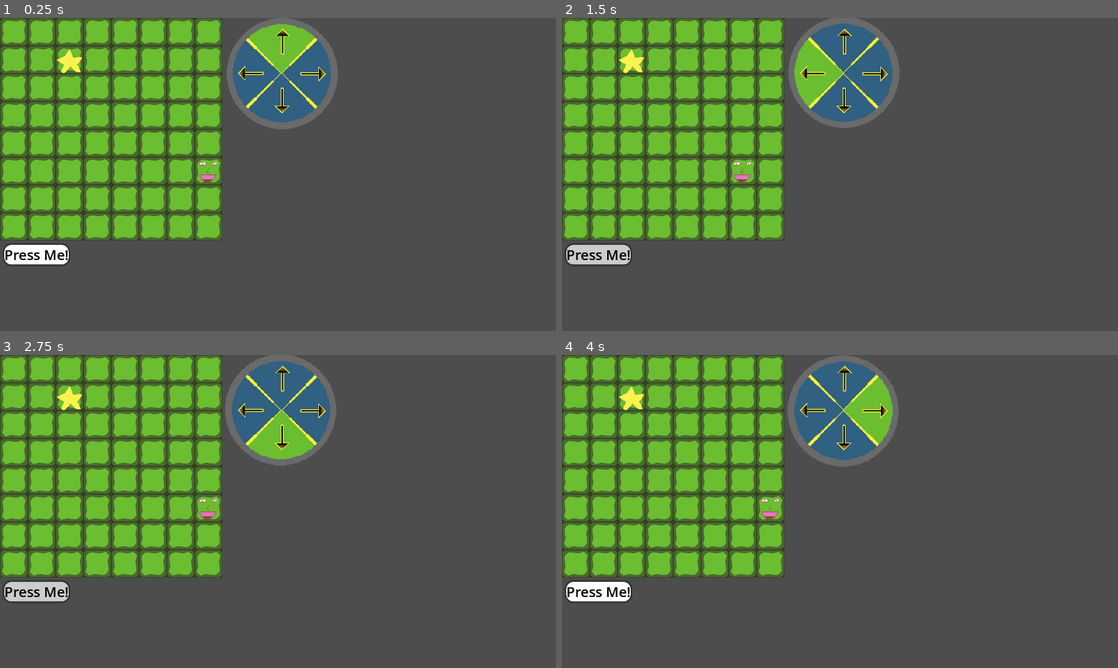
Above: before the commit, frames 1-4 (two rows, left to right).
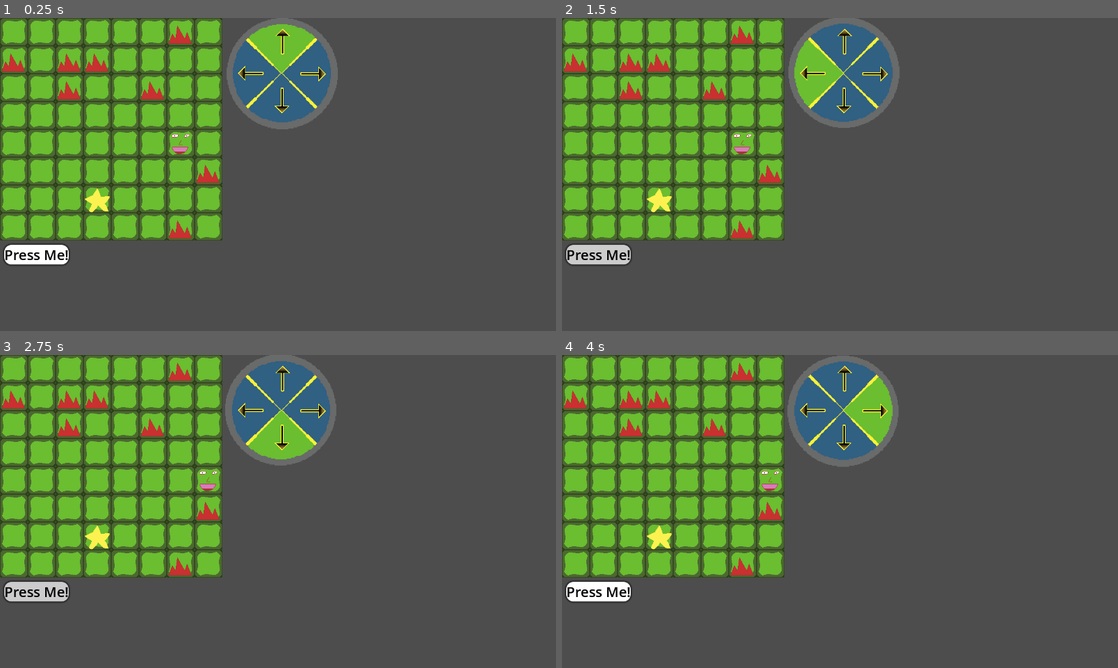
Above: after the commit, the same moments.

Repository: OrangePainting/in-this-economy
Game: Godot game, scene res://Scenes/Projects/grid_game_manager.tscn
The game is run twice, just before and just after one commit, with the same random seed, the same clock (stepped at 60 frames per second) and the same inputs. This scene is started directly instead of the project's main scene.
Inputs (mouse positions are in pixels of both pictures, inside the frame that each line leads up to):
- Up to frame 1 (0.25 s): no input
- Up to frame 2 (1.5 s): click "Press Me!" at 0.5 s; click "Press Me!" at 1.25 s
- Up to frame 3 (2.75 s): click "Press Me!" at 2 s
- Up to frame 4 (4 s): tap Enter at 2.75 s; move the mouse to (962, 495) at 2.77 s; tap Space at 3.5 s; move the mouse to (728, 527) at 3.52 s

The runs differ from the first frame. In frame 1, 1.3% of the frame differs, in the area x 0-40%, y 2-71%; in frame 2, 1.4%; in frame 3, 1.3%; in frame 4, 1.3%.

Commit message:
Added spikes to game
Krish Konda
10:20 06/23/26

Still have some bugs where spikes are not detected, and spikes can cause the game to be impossible.

Diff:
--- a/Scenes/Projects/person.tscn
+++ b/Scenes/Projects/person.tscn
@@ -1,6 +1,6 @@
 [gd_scene format=3 uid="uid://xklcentvqjb3"]
 
-[ext_resource type="Script" uid="uid://w4gnxfq1n2t2" path="res://Scenes/Projects/person.gd" id="1_4nimk"]
+[ext_resource type="Script" uid="uid://w4gnxfq1n2t2" path="res://Scripts/Projects/person.gd" id="1_4nimk"]
 [ext_resource type="Texture2D" uid="uid://byvp7fxhsctys" path="res://Assets/ProjectGrid/character.png" id="1_smdf1"]
 
 [node name="Person" type="Node2D" unique_id=160687002]
--- /dev/null
+++ b/Scenes/Projects/spike.tscn
@@ -0,0 +1,11 @@
+[gd_scene format=3 uid="uid://ccaxkde0is0ax"]
+
+[ext_resource type="Texture2D" uid="uid://bpmsc2fx0130h" path="res://Assets/ProjectGrid/spikes.png" id="1_8frhc"]
+[ext_resource type="Script" uid="uid://dme8pjm680i3d" path="res://Scripts/Projects/spike.gd" id="1_a0xxx"]
+
+[node name="Spike" type="Node2D" unique_id=910066327]
+script = ExtResource("1_a0xxx")
+
+[node name="Sprite2D" type="Sprite2D" parent="." unique_id=1697385533]
+texture = ExtResource("1_8frhc")
+centered = false
--- a/Scripts/Projects/grid_game_manager.gd
+++ b/Scripts/Projects/grid_game_manager.gd
@@ -9,24 +9,46 @@
 var current_direction = 0 # Up, then clockwise
 var spin_delay = 0.4
 
+const Spike = preload("res://Scenes/Projects/spike.tscn")
+
+var num_spikes: int
+var spikes = []
+
 const PADDING = 10
 
 # Called when the node enters the scene tree for the first time.
 func _ready() -> void:
 	randomize()
 
+	person.person_moved.connect(check_obstacle_collision)
+
 	button.position = Vector2.DOWN * grid.GRID_SIZE * grid.CELL_SIZE + Vector2.ONE * PADDING
 	spinner.position = Vector2.RIGHT * grid.GRID_SIZE * grid.CELL_SIZE + Vector2.RIGHT * PADDING
 
+	num_spikes = grid.GRID_SIZE
+	for i in num_spikes:
+		var s = Spike.instantiate()
+		s.set_pos(randi_range(0, grid.GRID_SIZE - 1), randi_range(0, grid.GRID_SIZE - 1), grid.CELL_SIZE)
+		add_child(s)
+		spikes.append(s)
+
 	person.set_pos(randi_range(0, grid.GRID_SIZE - 1), randi_range(0, grid.GRID_SIZE - 1))
 	goal.set_pos(randi_range(0, grid.GRID_SIZE - 1), randi_range(0, grid.GRID_SIZE - 1))
-	while person.player_pos.distance_to(goal.goal_pos) < 3:
+	while person.player_pos.distance_to(goal.goal_pos) < 3 or spikes.any(func(s): person.player_pos == s.spike_pos or goal.goal_pos == s.spike_pos):
+		# while person is too close to goal or spikes overlaps with player or goal, randomize positions again
 		person.set_pos(randi_range(0, grid.GRID_SIZE - 1), randi_range(0, grid.GRID_SIZE - 1))
 		goal.set_pos(randi_range(0, grid.GRID_SIZE - 1), randi_range(0, grid.GRID_SIZE - 1))
+
+	person.starting_pos = person.player_pos
 
 	var tween = create_tween()
 	tween.set_loops()
 	tween.tween_callback(change_direction).set_delay(spin_delay)
+
+func check_obstacle_collision() -> void:
+	for s in spikes: print(s.spike_pos)
+	print(person.player_pos)
+	if spikes.any(func(s): person.player_pos == s.spike_pos): person.player_pos = person.starting_pos
 
 # Called every frame. 'delta' is the elapsed time since the previous frame.
 func _process(delta: float) -> void:
--- a/Scenes/Projects/person.gd
+++ b/Scripts/Projects/person.gd
@@ -1,6 +1,7 @@
 extends Node2D
 
 signal game_completed
+signal person_moved
 
 @export var grid: Node2D
 @export var goal: Node2D
@@ -9,6 +10,7 @@
 @export var move_length: float
 
 var player_pos = Vector2.ZERO
+var starting_pos = Vector2.ZERO
 var draw_pos
 
 
@@ -34,7 +36,7 @@
 	var next = player_pos + dir
 	if next.x < 0 or next.x >= grid.GRID_SIZE or next.y < 0 or next.y >= grid.GRID_SIZE: return
 	player_pos = next
-	# is player_moved signal necessary??
+	person_moved.emit()
 
 	if check_reached_goal(): game_completed.emit()
 
--- /dev/null
+++ b/Scripts/Projects/spike.gd
@@ -0,0 +1,15 @@
+extends Node2D
+
+var spike_pos: Vector2
+
+# Called when the node enters the scene tree for the first time.
+func _ready() -> void:
+	pass # Replace with function body.
+
+func set_pos(x, y, CELL_SIZE) -> void:
+	spike_pos = Vector2(x, y)
+	position = spike_pos * CELL_SIZE
+
+# Called every frame. 'delta' is the elapsed time since the previous frame.
+func _process(delta: float) -> void:
+	pass
Binary file added: Assets/ProjectGrid/spikes.aseprite
Binary file added: Assets/ProjectGrid/spikes.png
Not shown, added: Assets/ProjectGrid/spikes.png.import
Renamed: Scenes/Projects/person.gd.uid -> Scripts/Projects/person.gd.uid
Not shown, added: Scripts/Projects/spike.gd.uid
